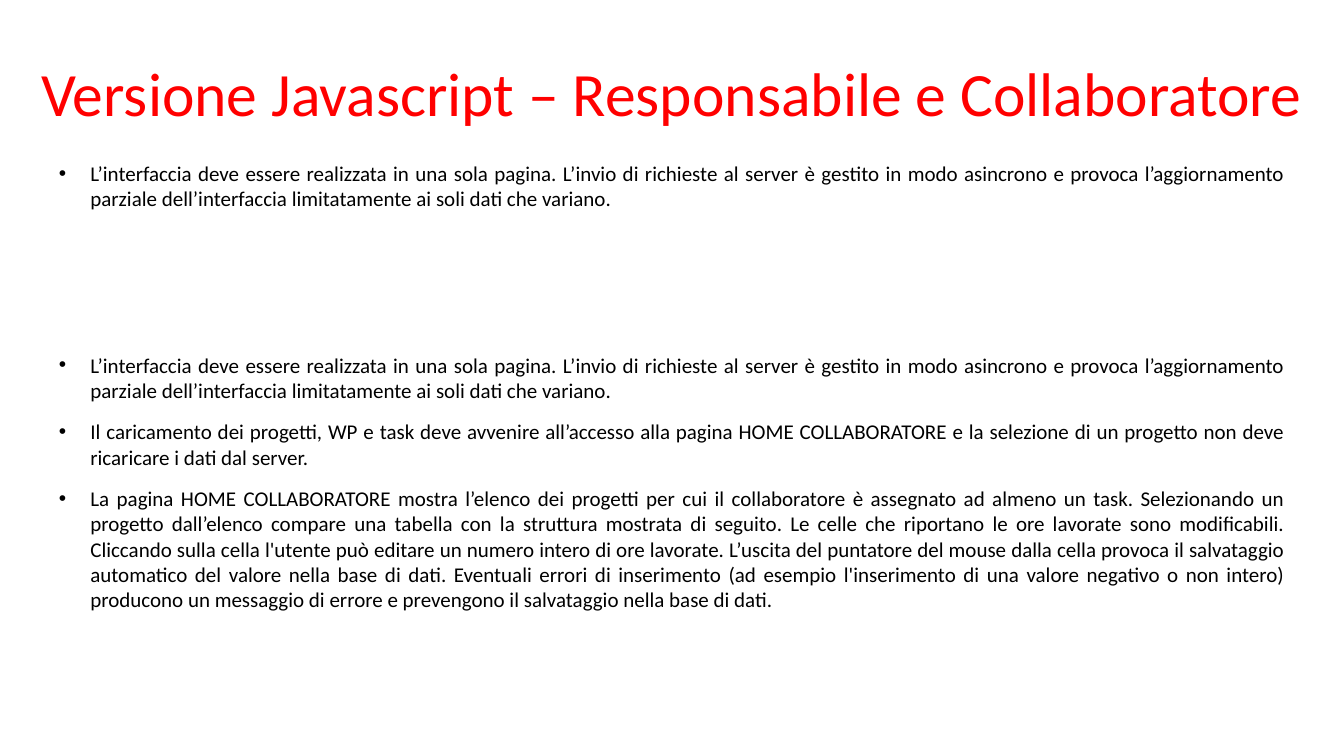
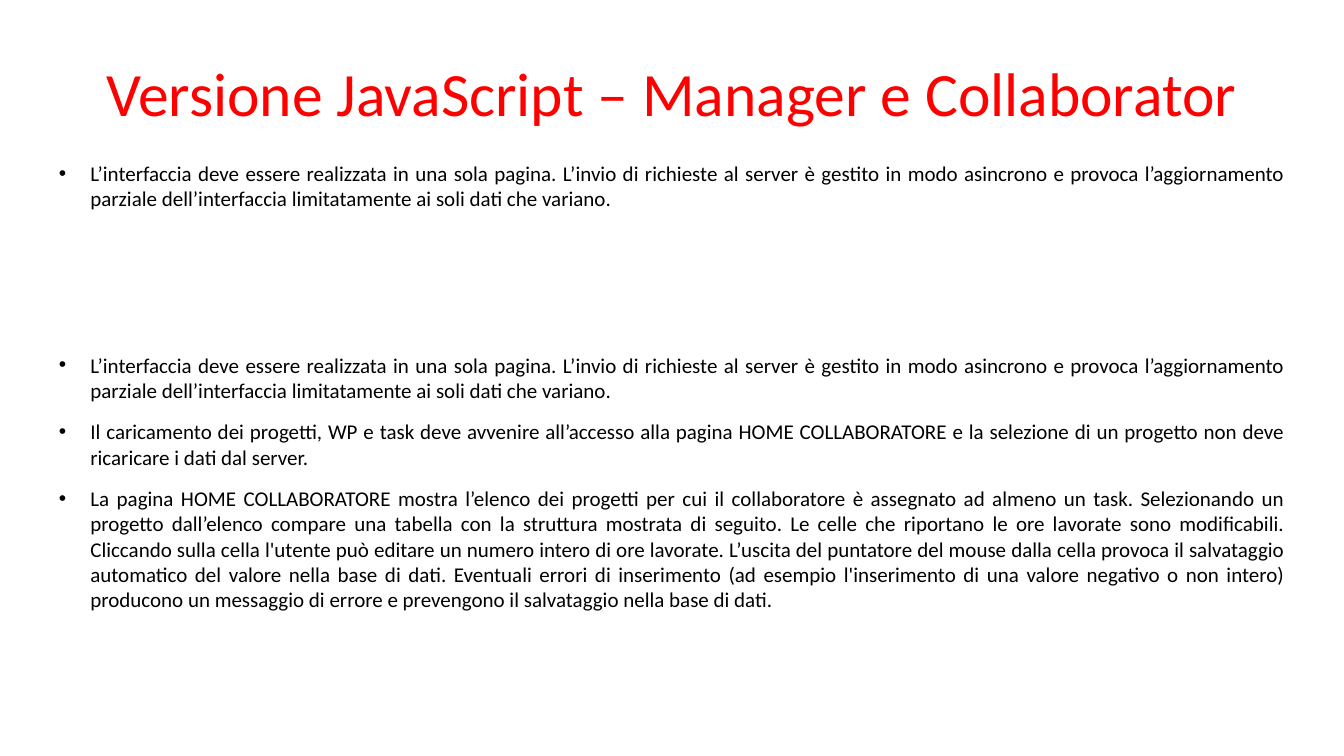
Before and after one commit to gilbertobrambilla/tiw-2026-html, a slide deck: slide 28 of docs/TIW_documentazione.pptx (slide 27 before the commit). Drawn at 1344x756 pixels with LibreOffice and Linux fonts; fonts in the diff are those of the drawing. Boxes give left, top, right and bottom in pixels: in the first picture for what was removed or moved away, otherwise in the second. Text is boxed around its words. In the diff, an @@ line names an element or a change of style, - is before the commit and + after.

```diff
--- a/docs/TIW_documentazione.pptx
+++ b/docs/TIW_documentazione.pptx
@@ text at (106,73,1236,127): text changed @@
-Versione Javascript – Responsabile e Collaboratore
+Versione JavaScript – Manager e Collaborator
```
Also in this commit, not shown: 16 other slides changed, 8 slides added.
